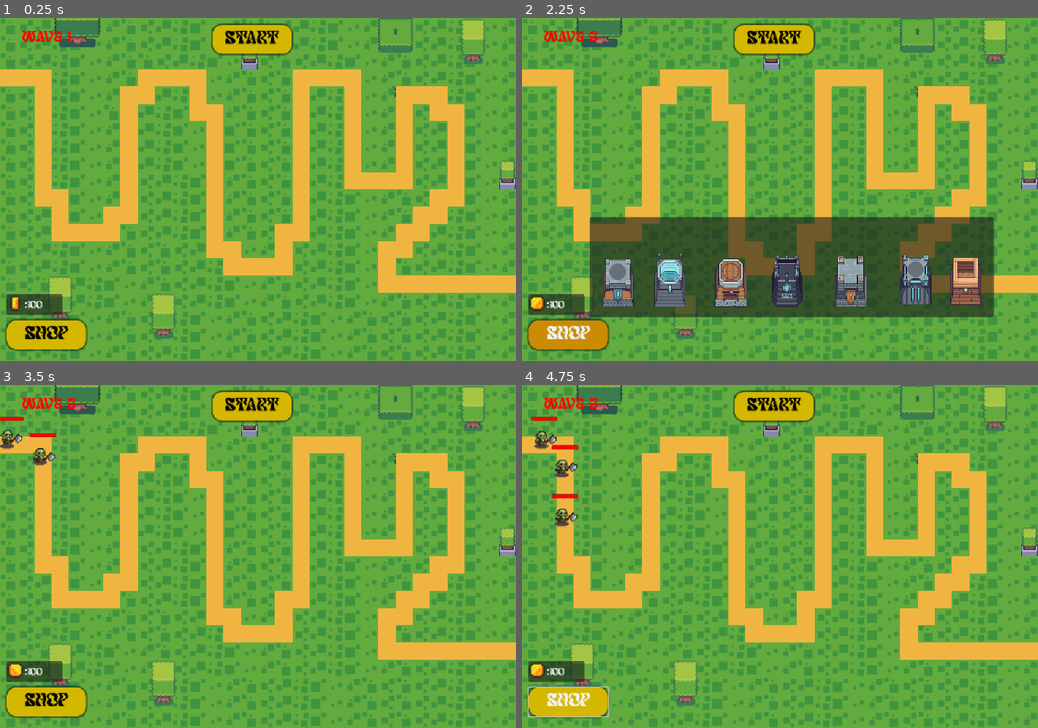
Above: before the commit, frames 1-4 (two rows, left to right).
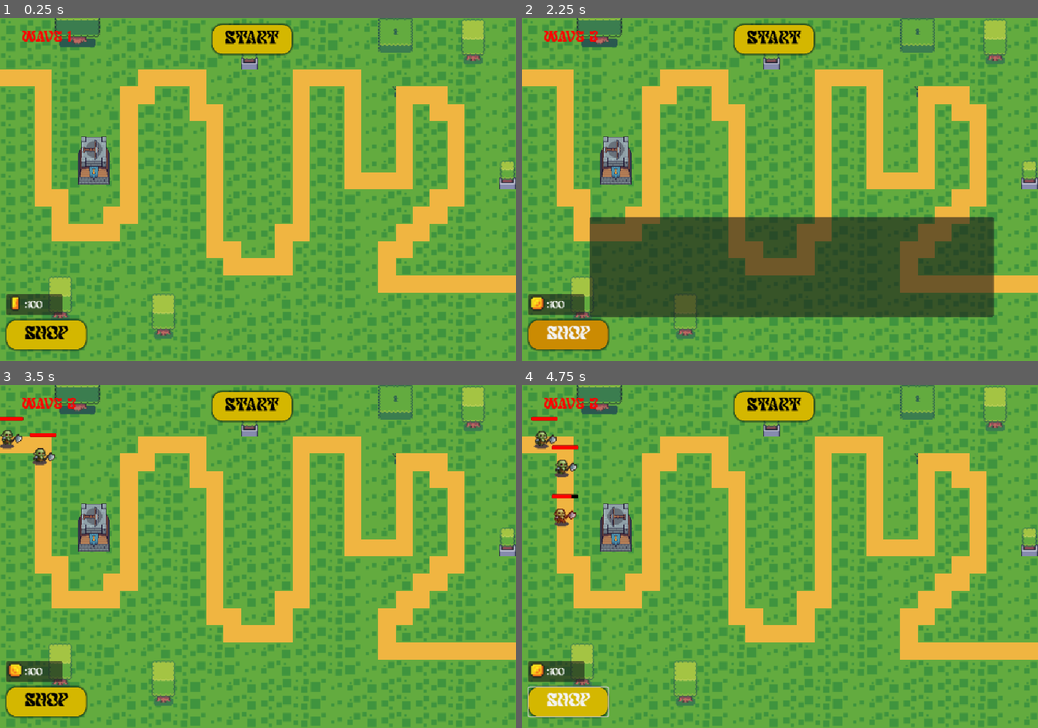
Above: after the commit, the same moments.

Repository: NNKD-Kevin/tower-defense
Game: Godot game, scene res://scenes/main.tscn
The game is run twice, just before and just after one commit, with the same random seed, the same clock (stepped at 60 frames per second) and the same inputs.
Inputs (mouse positions are in pixels of both pictures, inside the frame that each line leads up to):
- Up to frame 1 (0.25 s): no input
- Up to frame 2 (2.25 s): click "Start" at 0.5 s; click "Start" at 1.25 s; click "Shop" at 2 s
- Up to frame 3 (3.5 s): tap Enter at 2.75 s; move the mouse to (371, 539) at 2.77 s; press the mouse at (371, 539) at 2.78 s; hold Right from 2.78 s (still down)
- Up to frame 4 (4.75 s): release Right at 3.5 s; release the mouse at (893, 539) at 3.5 s; drag from (676, 573) to (754, 625) at 3.52 s; move the mouse to (831, 481) at 4.27 s; hold Right from 4.28 s (still down); tap Alt at 4.35 s

The runs differ from the first frame. In frame 1, 0.8% of the frame differs, in the area x 15-22%, y 34-49%; in frame 2, 6.5%, in the area x 15-89%, y 34-85%; in frame 3, 0.8%; in frame 4, 1.0%.

Commit message:
Revert "Merge branch 'main' of https://github.com/NNKD-Kevin/tower-defense"
This reverts commit 92c7ea3756c41909668111c23066ba7383d41113, reversing
changes made to 02c5123965239333d378a17c6606504d313b8287.

Diff:
--- a/tower-defense/scenes/main.tscn
+++ b/tower-defense/scenes/main.tscn
@@ -6,13 +6,6 @@
 [ext_resource type="PackedScene" uid="uid://bwloref71v63r" path="res://scenes/tower.tscn" id="5_tbgi4"]
 [ext_resource type="FontFile" uid="uid://cmpfgwq04rnkk" path="res://assets/Pixelout Personal Use Only.ttf" id="5_tefeu"]
 [ext_resource type="Texture2D" uid="uid://diotq4i3rmyel" path="res://assets/coin.png" id="6_tefeu"]
-[ext_resource type="Texture2D" uid="uid://cw80qamwe3lvp" path="res://assets/towers/Tower 01.png" id="6_tipki"]
-[ext_resource type="Texture2D" uid="uid://1yqmsdfks4wl" path="res://assets/towers/Tower 02.png" id="7_85g3d"]
-[ext_resource type="Texture2D" uid="uid://xi68nacmkowb" path="res://assets/towers/Tower 03.png" id="8_85g3d"]
-[ext_resource type="Texture2D" uid="uid://ivggd5n5ov07" path="res://assets/towers/Tower 05.png" id="9_trceg"]
-[ext_resource type="Texture2D" uid="uid://b88fnj1p03n70" path="res://assets/towers/Tower 06.png" id="10_a8y0u"]
-[ext_resource type="Texture2D" uid="uid://cihcnic8pqvkm" path="res://assets/towers/Tower 07.png" id="11_jkv2x"]
-[ext_resource type="Texture2D" uid="uid://cecr6mejk5qxs" path="res://assets/towers/Tower 08.png" id="12_jbj1t"]
 
 [sub_resource type="TileSetAtlasSource" id="TileSetAtlasSource_jyhfs"]
 texture = ExtResource("1_0wfyh")
@@ -314,111 +307,6 @@
 corner_radius_bottom_left = 20
 shadow_size = 5
 
-[sub_resource type="AtlasTexture" id="AtlasTexture_0ld40"]
-atlas = ExtResource("6_tipki")
-region = Rect2(0, 0, 64, 128)
-
-[sub_resource type="SpriteFrames" id="SpriteFrames_auskg"]
-animations = [{
-"frames": [{
-"duration": 1.0,
-"texture": SubResource("AtlasTexture_0ld40")
-}],
-"loop": 1,
-"name": &"1",
-"speed": 5.0
-}]
-
-[sub_resource type="AtlasTexture" id="AtlasTexture_jscy8"]
-atlas = ExtResource("7_85g3d")
-region = Rect2(0, 0, 64, 192)
-
-[sub_resource type="SpriteFrames" id="SpriteFrames_d2pp6"]
-animations = [{
-"frames": [{
-"duration": 1.0,
-"texture": SubResource("AtlasTexture_jscy8")
-}],
-"loop": 1,
-"name": &"1",
-"speed": 5.0
-}]
-
-[sub_resource type="AtlasTexture" id="AtlasTexture_y6deb"]
-atlas = ExtResource("8_85g3d")
-region = Rect2(0, 0, 64, 128)
-
-[sub_resource type="SpriteFrames" id="SpriteFrames_1vivr"]
-animations = [{
-"frames": [{
-"duration": 1.0,
-"texture": SubResource("AtlasTexture_y6deb")
-}],
-"loop": 1,
-"name": &"1",
-"speed": 5.0
-}]
-
-[sub_resource type="AtlasTexture" id="AtlasTexture_gqmmt"]
-atlas = ExtResource("9_trceg")
-region = Rect2(0, 0, 64, 128)
-
-[sub_resource type="SpriteFrames" id="SpriteFrames_8vrlf"]
-animations = [{
-"frames": [{
-"duration": 1.0,
-"texture": SubResource("AtlasTexture_gqmmt")
-}],
-"loop": 1,
-"name": &"1",
-"speed": 5.0
-}]
-
-[sub_resource type="AtlasTexture" id="AtlasTexture_yc10j"]
-atlas = ExtResource("10_a8y0u")
-region = Rect2(0, 0, 64, 128)
-
-[sub_resource type="SpriteFrames" id="SpriteFrames_v5gy4"]
-animations = [{
-"frames": [{
-"duration": 1.0,
-"texture": SubResource("AtlasTexture_yc10j")
-}],
-"loop": 1,
-"name": &"1",
-"speed": 5.0
-}]
-
-[sub_resource type="AtlasTexture" id="AtlasTexture_pm3ni"]
-atlas = ExtResource("11_jkv2x")
-region = Rect2(0, 0, 64, 128)
-
-[sub_resource type="SpriteFrames" id="SpriteFrames_qbdty"]
-animations = [{
-"frames": [{
-"duration": 1.0,
-"texture": SubResource("AtlasTexture_pm3ni")
-}],
-"loop": 1,
-"name": &"1",
-"speed": 5.0
-}]
-
-[sub_resource type="AtlasTexture" id="AtlasTexture_og1vs"]
-atlas = ExtResource("12_jbj1t")
-region = Rect2(0, 0, 64, 192)
-
-[sub_resource type="SpriteFrames" id="SpriteFrames_u7cuq"]
-animations = [{
-"frames": [{
-"duration": 1.0,
-"texture": SubResource("AtlasTexture_og1vs")
-}],
-"loop": 1,
-"name": &"1",
-"speed": 5.0
-}]
-
 [sub_resource type="AtlasTexture" id="AtlasTexture_o6xl0"]
 atlas = ExtResource("6_tefeu")
 region = Rect2(0, 0, 16, 16)
@@ -560,41 +448,6 @@
 offset_right = 960.0
 offset_bottom = 610.0
 
-[node name="AnimatedSprite2D" type="AnimatedSprite2D" parent="CanvasLayer/Panel" unique_id=205673290]
-position = Vector2(57, 120)
-sprite_frames = SubResource("SpriteFrames_auskg")
-animation = &"1"
-
-[node name="AnimatedSprite2D2" type="AnimatedSprite2D" parent="CanvasLayer/Panel" unique_id=1245119515]
-position = Vector2(163, 88)
-sprite_frames = SubResource("SpriteFrames_d2pp6")
-animation = &"1"
-
-[node name="AnimatedSprite2D3" type="AnimatedSprite2D" parent="CanvasLayer/Panel" unique_id=1580497809]
-position = Vector2(287, 119)
-sprite_frames = SubResource("SpriteFrames_1vivr")
-animation = &"1"
-
-[node name="AnimatedSprite2D5" type="AnimatedSprite2D" parent="CanvasLayer/Panel" unique_id=1725968110]
-position = Vector2(401, 119)
-sprite_frames = SubResource("SpriteFrames_8vrlf")
-animation = &"1"
-
-[node name="AnimatedSprite2D6" type="AnimatedSprite2D" parent="CanvasLayer/Panel" unique_id=1138516185]
-position = Vector2(531, 120)
-sprite_frames = SubResource("SpriteFrames_v5gy4")
-animation = &"1"
-
-[node name="AnimatedSprite2D7" type="AnimatedSprite2D" parent="CanvasLayer/Panel" unique_id=1566765881]
-position = Vector2(663, 115)
-sprite_frames = SubResource("SpriteFrames_qbdty")
-animation = &"1"
-
-[node name="AnimatedSprite2D8" type="AnimatedSprite2D" parent="CanvasLayer/Panel" unique_id=1895700138]
-position = Vector2(765, 84)
-sprite_frames = SubResource("SpriteFrames_u7cuq")
-animation = &"1"
-
 [node name="Shop" type="Button" parent="CanvasLayer" unique_id=1427675814]
 offset_left = 14.0
 offset_top = 617.0
--- a/tower-defense/scenes/tower.tscn
+++ b/tower-defense/scenes/tower.tscn
@@ -147,29 +147,23 @@
 }, {
 "frames": [{
 "duration": 1.0,
+"texture": SubResource("AtlasTexture_i2ndj")
+}],
+"loop": 1,
+"name": &"3_1",
+"speed": 5.0
+}, {
+"frames": [{
+"duration": 1.0,
+"texture": SubResource("AtlasTexture_2vbvo")
+}],
+"loop": 1,
+"name": &"3_2",
+"speed": 5.0
+}, {
+"frames": [{
+"duration": 1.0,
 "texture": SubResource("AtlasTexture_64n81")
-}, {
-"duration": 1.0,
-"texture": SubResource("AtlasTexture_cv1yq")
-}, {
-"duration": 1.0,
-"texture": SubResource("AtlasTexture_smghw")
-}],
-"loop": 1,
-"name": &"3_1",
-"speed": 5.0
-}, {
-"frames": [{
-"duration": 1.0,
-"texture": SubResource("AtlasTexture_cv1yq")
-}],
-"loop": 1,
-"name": &"3_2",
-"speed": 5.0
-}, {
-"frames": [{
-"duration": 1.0,
-"texture": SubResource("AtlasTexture_smghw")
 }],
 "loop": 1,
 "name": &"3_3",
@@ -347,7 +341,7 @@
 "texture": SubResource("AtlasTexture_xl0gn")
 }],
 "loop": 0,
-"name": &"1",
+"name": &"1_1",
 "speed": 5.0
 }, {
 "frames": [{
@@ -373,7 +367,7 @@
 "texture": SubResource("AtlasTexture_xl0gn")
 }],
 "loop": 0,
-"name": &"1fire",
+"name": &"1_1fire",
 "speed": 10.0
 }, {
 "frames": [{
@@ -381,10 +375,16 @@
 "texture": SubResource("AtlasTexture_i2ndj")
 }],
 "loop": 1,
-"name": &"2",
-"speed": 5.0
-}, {
-"frames": [{
+"name": &"1_2",
+"speed": 5.0
+}, {
+"frames": [{
+"duration": 1.0,
+"texture": SubResource("AtlasTexture_2vbvo")
+}, {
+"duration": 1.0,
+"texture": SubResource("AtlasTexture_64n81")
+}, {
 "duration": 1.0,
 "texture": SubResource("AtlasTexture_kw3tj")
 }, {
@@ -396,10 +396,20 @@
 }, {
 "duration": 1.0,
 "texture": SubResource("AtlasTexture_xxmqw")
-}, {
+}],
+"loop": 1,
+"name": &"1_2fire",
+"speed": 5.0
+}, {
+"frames": [{
 "duration": 1.0,
 "texture": SubResource("AtlasTexture_xh8a6")
-}, {
+}],
+"loop": 1,
+"name": &"1_3",
+"speed": 5.0
+}, {
+"frames": [{
 "duration": 1.0,
 "texture": SubResource("AtlasTexture_v1bxd")
 }, {
